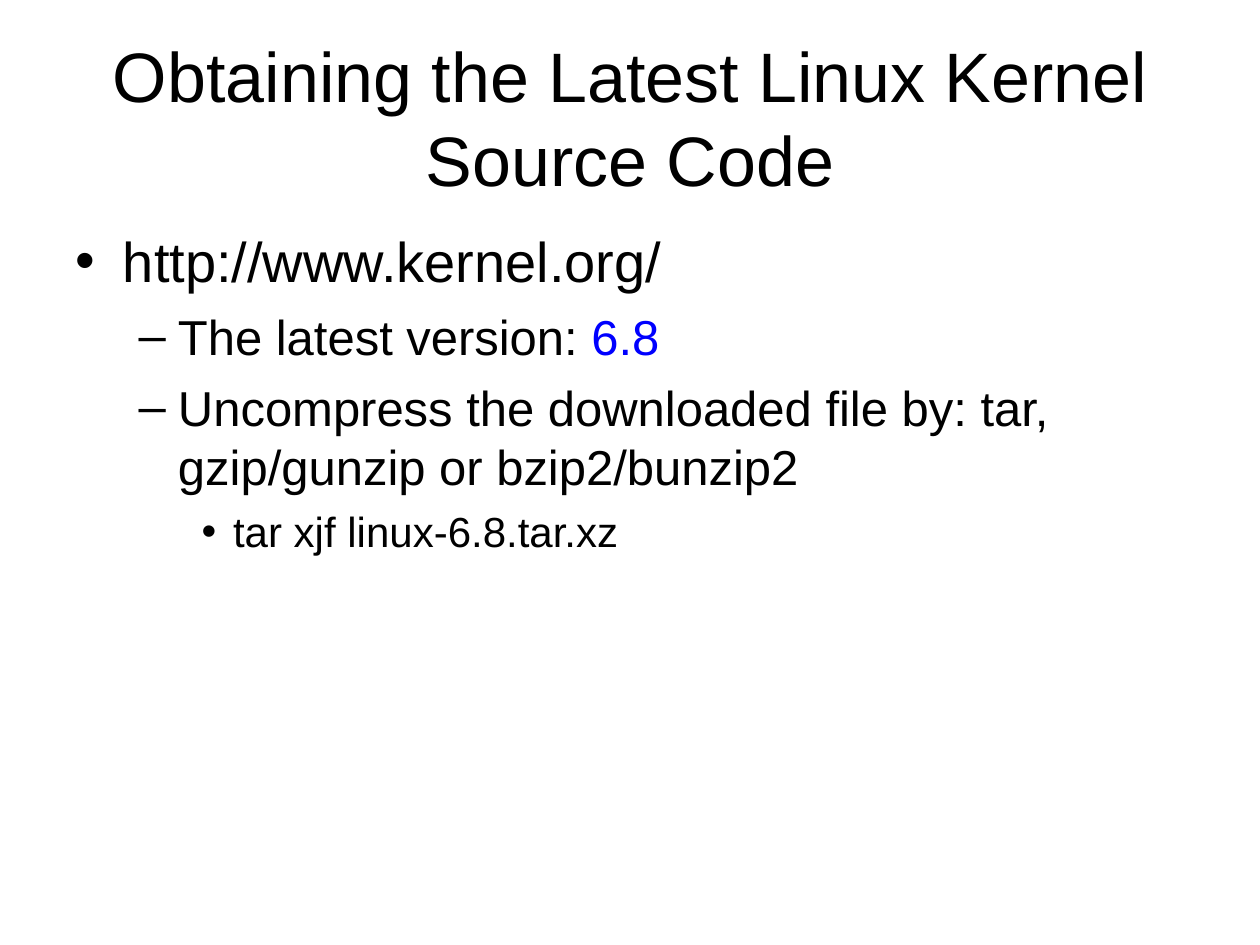
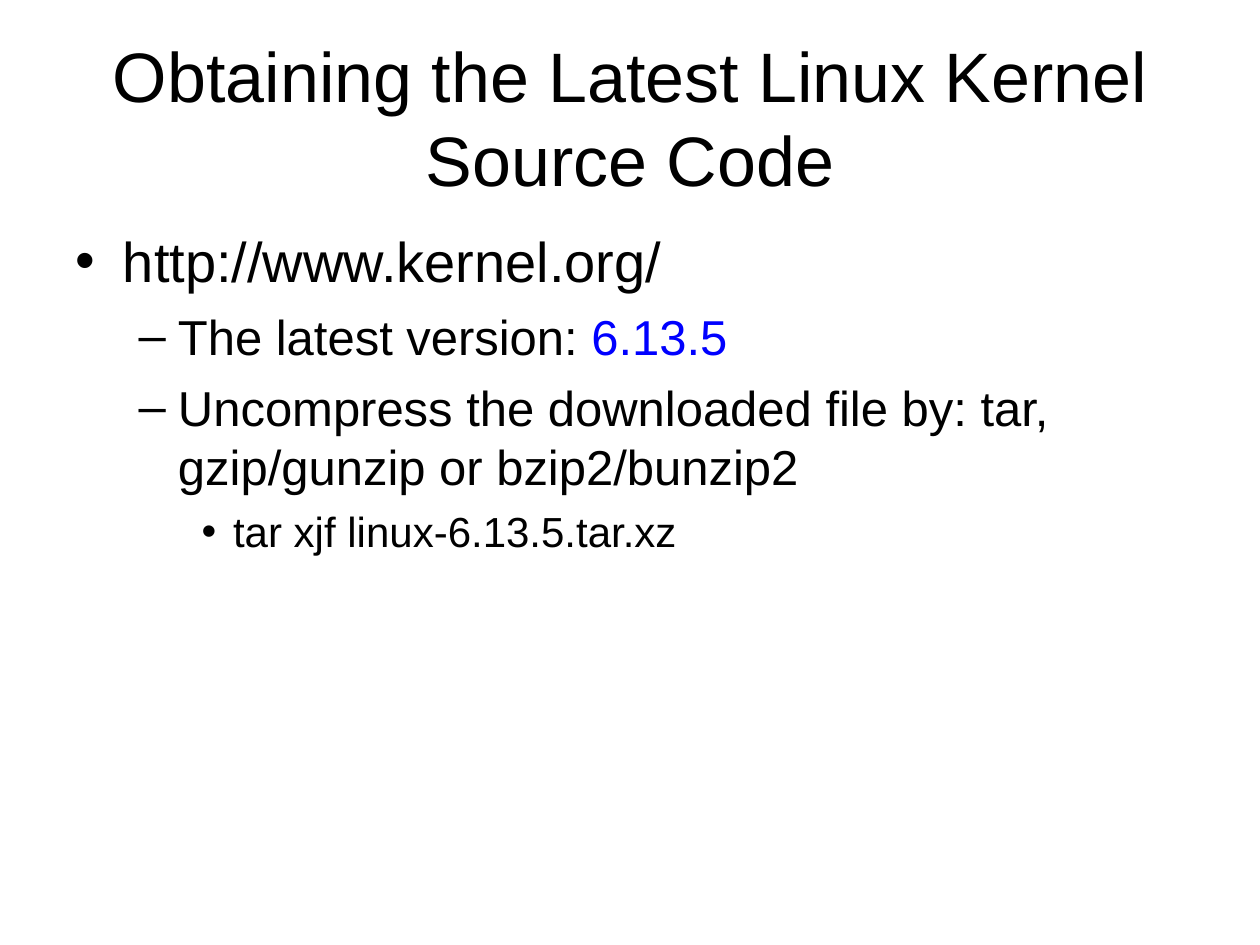
Before and after one commit to chriswjh/chriswjh.github.io, a slide deck: slide 14 of OSu/Ex01.ppt. Drawn at 1260x945 pixels with LibreOffice and Linux fonts; fonts in the diff are those of the drawing. Boxes give left, top, right and bottom in pixels: in the first picture for what was removed or moved away, otherwise in the second. Text is boxed around its words. In the diff, an @@ line names an element or a change of style, - is before the commit and + after.

```diff
--- a/OSu/Ex01.ppt
+++ b/OSu/Ex01.ppt
@@ text at box(178, 319, 727, 356): text changed @@
-  – The latest version: 6.8
+  – The latest version: 6.13.5
@@ text at box(233, 516, 676, 556): text changed @@
-    • tar xjf linux-6.8.tar.xz
+    • tar xjf linux-6.13.5.tar.xz
```
Also in this commit, not shown: 8 other slides changed, 2 slides added, 2 slides removed.
